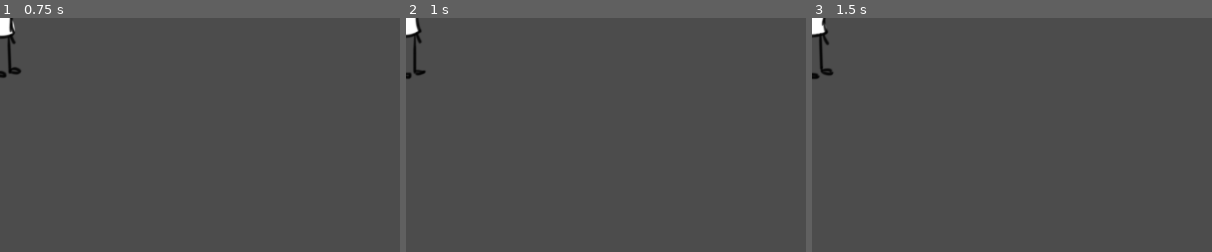
Above: before the commit, frames 1-3 (left to right).
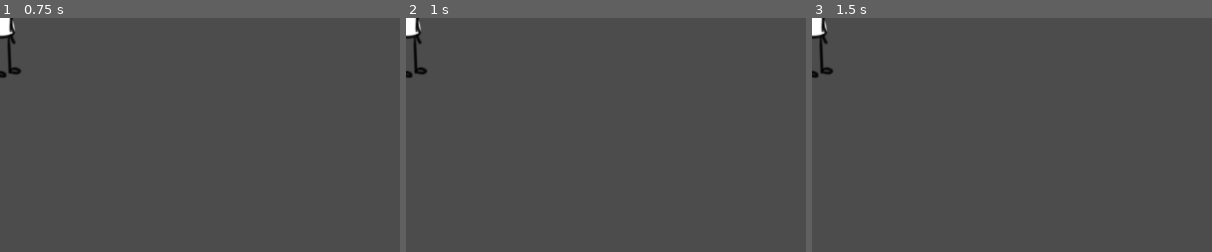
Above: after the commit, the same moments.

Repository: earlsab/godot-game-test
Game: Godot game, scene res://Player.tscn
Same seed, same stepped clock (60 frames per second), same inputs: the game is played once before the commit and once after it. The project has no main scene, so this scene is started directly.
Inputs:
- Up to frame 1 (0.75 s): tap Enter at 0.5 s; hold Right (ui_right) from 0.53 s (still down)
- Up to frame 2 (1 s): keep holding Right (ui_right)
- Up to frame 3 (1.5 s): release Right (ui_right) at 1.28 s; hold Down (ui_down) from 1.28 s (still down)
The pictures show only the part of the screen within x 0-50%, y 0-50%; the shares and areas given below are measured in that part.

Frame 1 is identical in both runs. In frame 2, 0.2% of the frame differs, in the area x 0-6%, y 0-27%; in frame 3, 0.2%.

Commit message:
removed old code, starting off blank slate

Diff:
--- a/Player.gd
+++ b/Player.gd
@@ -1,25 +1 @@
 extends KinematicBody2D
-
-export var speed = 400  # How fast the player will move (pixels/sec).
-var screen_size  # Size of the game window.
-
-func _ready():
-    screen_size = get_viewport_rect().size
-
-func _process(delta):
-	var velocity = Vector2()  # The player's movement vector.
-	if Input.is_action_pressed("ui_right"):
-		velocity.x += 1
-	if Input.is_action_pressed("ui_left"):
-		velocity.x -= 1
-	if Input.is_action_pressed("ui_down"):
-		velocity.y += 1
-	if Input.is_action_pressed("ui_up"):
-		velocity.y -= 1
-	if velocity.length() > 0:
-		velocity = velocity.normalized() * speed
-		$AnimatedSprite.play()
-	else:
-		$AnimatedSprite.stop()
-
-		position += velocity * delta
--- a/project.godot
+++ b/project.godot
@@ -10,7 +10,7 @@
 
 [application]
 
-config/name="Godot-game-test"
+config/name="project-lwv"
 config/icon="res://icon.png"
 
 [display]
